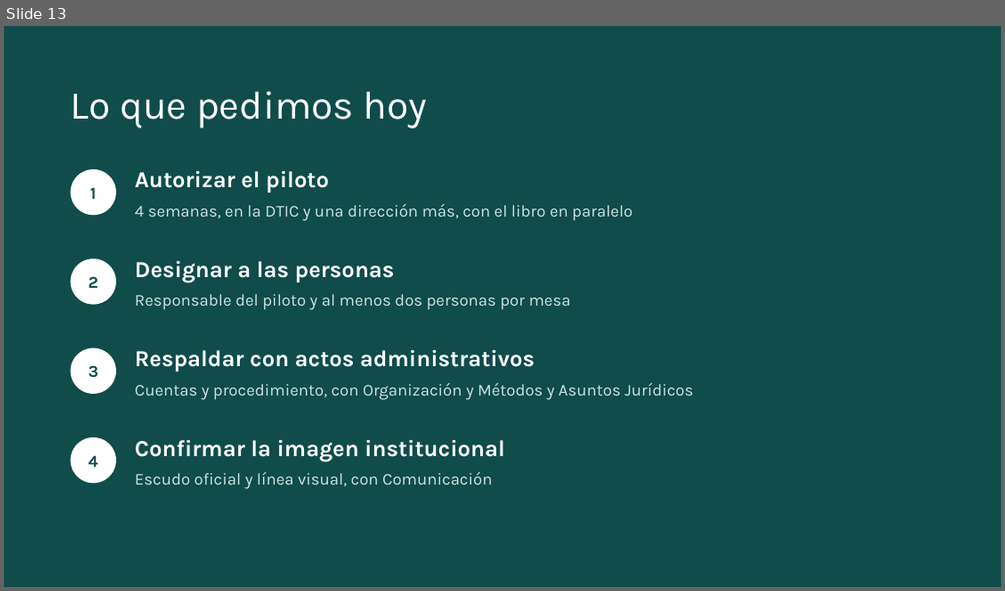
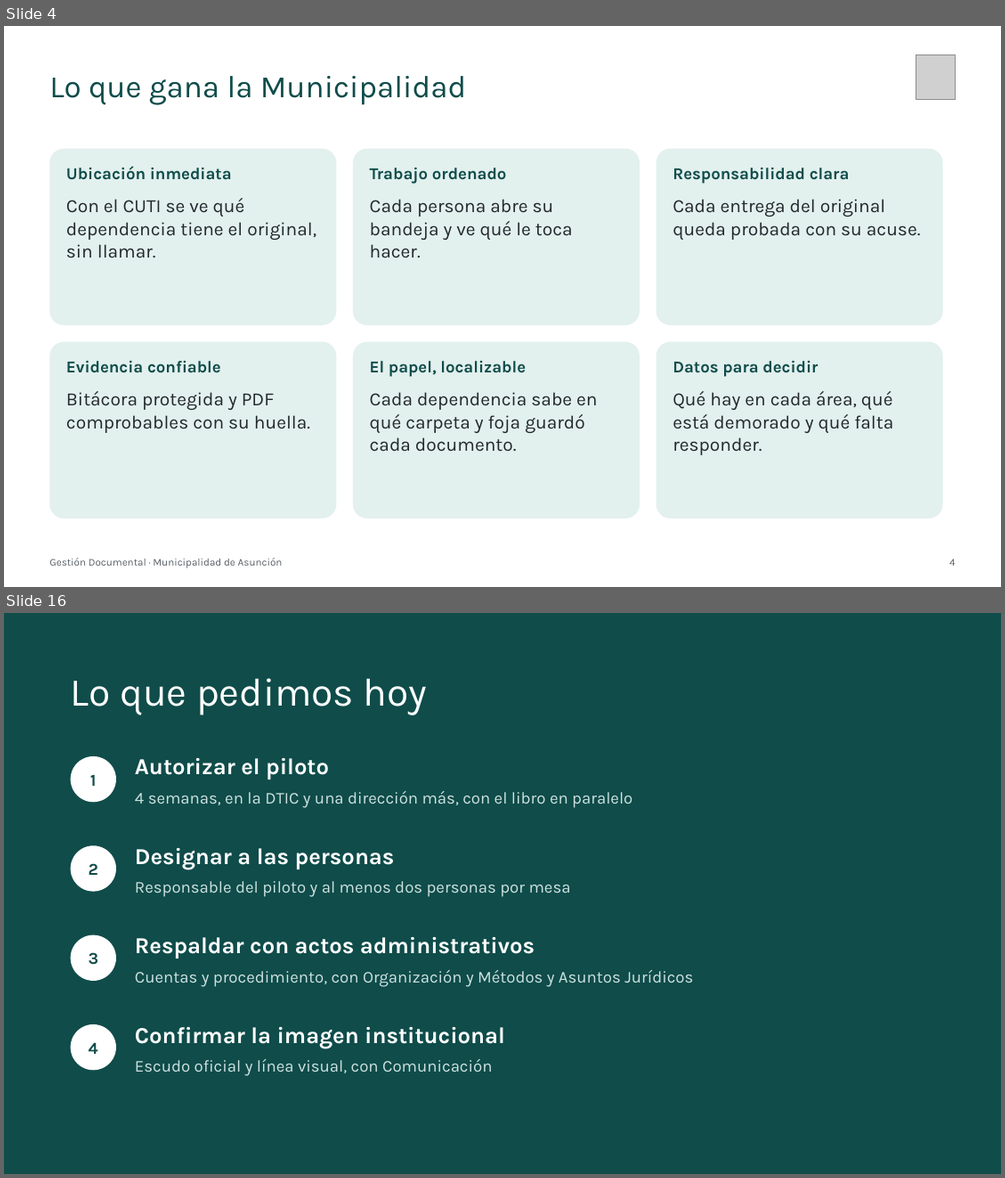
Before and after one commit to YumitoAcosta7/gestion-documental, a slide deck: docs/material/Presentacion-Gestion-Documental.pptx. Shown one above the other, each under a label of ours: slide 13 before the commit, slides 4 and 16 after it; the slides between them are not shown. The pictures are 1005x591 and 1005x1178 pixels, drawn with LibreOffice and Linux fonts; fonts in the diff are those of the drawing; grey boxes stand for pictures. Boxes give left, top, right and bottom in pixels: in the first picture for what was removed or moved away, otherwise in the second. Text is boxed around its words. In the diff, an @@ line names an element or a change of style, - is before the commit and + after.

```diff
--- a/docs/material/Presentacion-Gestion-Documental.pptx
+++ b/docs/material/Presentacion-Gestion-Documental.pptx
@@ slide 4 added at box(4, 26, 1001, 587), background #FFFFFF @@
@@ title added at box(49, 76, 466, 105), 30 pt, text #0F4C4A @@
+Lo que gana la Municipalidad
@@ picture added at box(915, 55, 955, 100) @@
@@ rounded rectangle added at box(49, 149, 336, 325), fill #E2F0EE @@
@@ rounded rectangle added at box(353, 149, 639, 325), fill #E2F0EE @@
@@ rounded rectangle added at box(656, 149, 942, 325), fill #E2F0EE @@
@@ text added at box(66, 166, 232, 180), 16 pt, text #0F4C4A, bold @@
+Ubicación inmediata
@@ text added at box(370, 168, 507, 184), 16 pt, text #0F4C4A, bold @@
+Trabajo ordenado
@@ text added at box(672, 168, 850, 184), 16 pt, text #0F4C4A, bold @@
+Responsabilidad clara
@@ text added at box(66, 198, 316, 258), 18 pt, text #22272B @@
+Con el CUTI se ve qué dependencia tiene el original, sin llamar.
@@ text added at box(370, 199, 573, 258), 18 pt, text #22272B @@
+Cada persona abre su bandeja y ve qué le toca hacer.
@@ text added at box(672, 199, 921, 240), 18 pt, text #22272B @@
+Cada entrega del original queda probada con su acuse.
@@ rounded rectangle added at box(49, 342, 336, 518), fill #E2F0EE @@
@@ rounded rectangle added at box(353, 342, 639, 518), fill #E2F0EE @@
@@ rounded rectangle added at box(656, 342, 942, 518), fill #E2F0EE @@
@@ text added at box(66, 360, 221, 373), 16 pt, text #0F4C4A, bold @@
+Evidencia confiable
@@ text added at box(370, 361, 526, 377), 16 pt, text #0F4C4A, bold @@
+El papel, localizable
@@ text added at box(672, 360, 817, 377), 16 pt, text #0F4C4A, bold @@
+Datos para decidir
@@ text added at box(66, 391, 310, 433), 18 pt, text #22272B @@
+Bitácora protegida y PDF comprobables con su huella.
@@ text added at box(370, 392, 597, 451), 18 pt, text #22272B @@
+Cada dependencia sabe en qué carpeta y foja guardó cada documento.
@@ text added at box(672, 391, 893, 455), 18 pt, text #22272B @@
+Qué hay en cada área, qué está demorado y qué falta responder.
@@ text added at box(49, 557, 283, 568), 10 pt, text #5A6168 @@
+Gestión Documental · Municipalidad de Asunción
@@ text added at box(949, 558, 955, 565), 10 pt, text #5A6168 @@
+4
@@ what was slide 13 is now slide 16 @@
```
Also in this commit, not shown: 12 slides changed, 2 other slides added, 27 other files.
